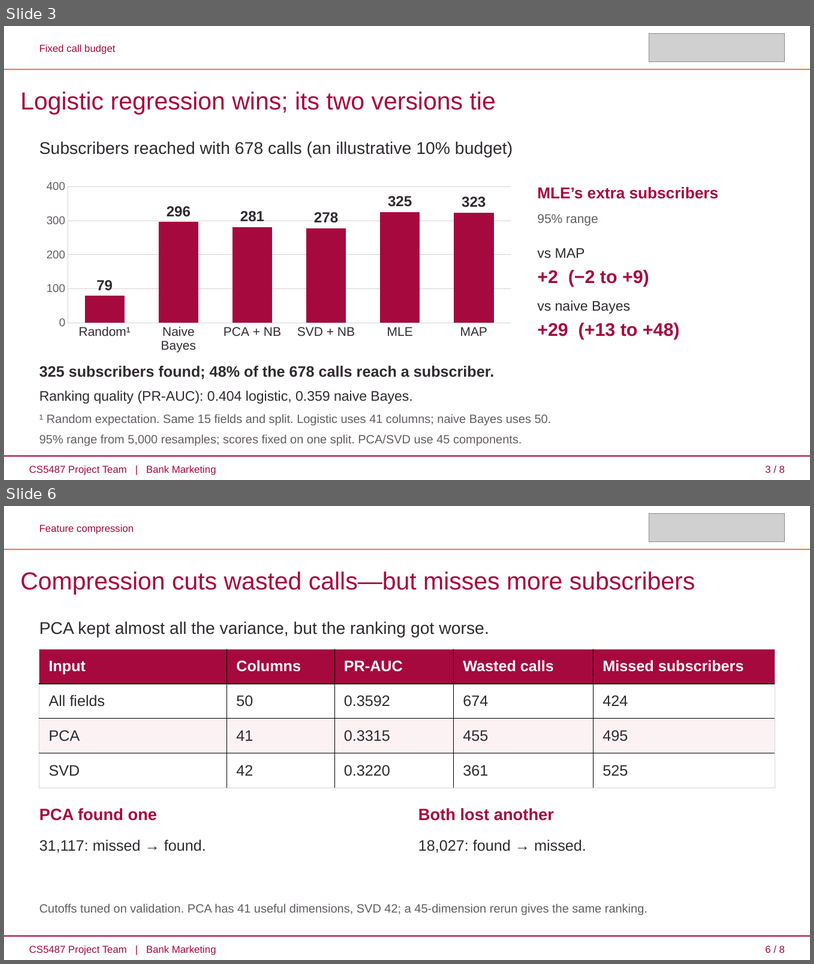
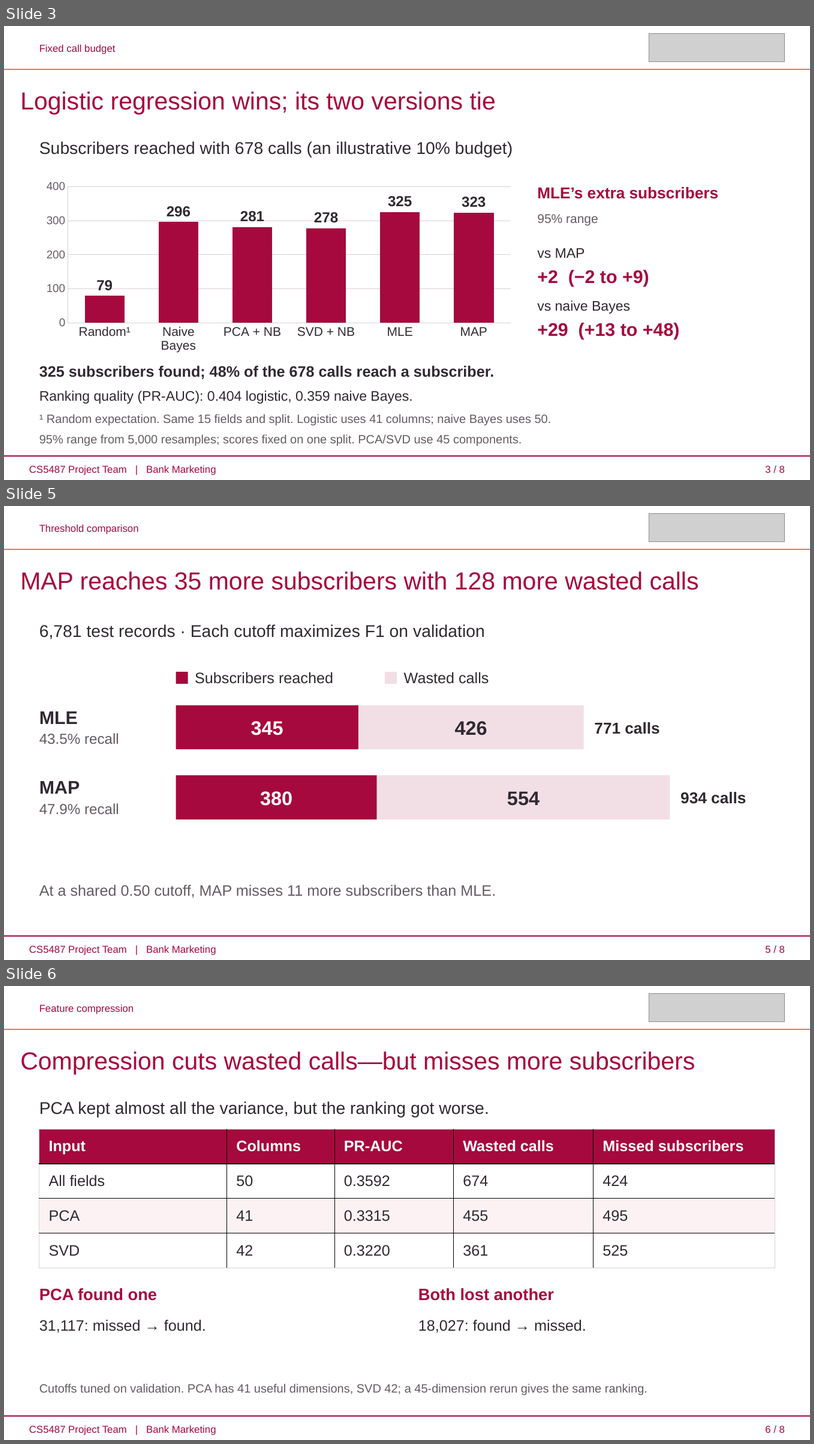
Before and after one commit to wzhnbsixsixsix/CS5487, a slide deck: 5487-PPT/CS5487_Bank_Marketing_ABCD_Final_Polished.pptx. Shown one above the other, each under a label of ours: slides 3 and 6 before the commit, slides 3, 5 and 6 after it; the slides between them are not shown. The pictures are 814x964 and 814x1444 pixels, drawn with LibreOffice and Linux fonts; fonts in the diff are those of the drawing; grey boxes stand for pictures. Boxes give left, top, right and bottom in pixels: in the first picture for what was removed or moved away, otherwise in the second. Text is boxed around its words. In the diff, an @@ line names an element or a change of style, - is before the commit and + after.

Commit message:
Visualize Member B logistic regression on slides 4 and 5

```diff
--- a/5487-PPT/CS5487_Bank_Marketing_ABCD_Final_Polished.pptx
+++ b/5487-PPT/CS5487_Bank_Marketing_ABCD_Final_Polished.pptx
@@ slide 5 added at [4,506,810,960], background #FFFFFF @@
@@ picture added at [650,513,786,541] @@
@@ text added at [39,525,139,534], 12 pt, text #A6093D @@
+Threshold comparison
@@ rectangle added at [4,549,810,550], fill #E66628 @@
@@ text added at [20,571,699,590], 29.2 pt, text #A6093D @@
+MAP reaches 35 more subscribers with 128 more wasted calls
@@ text added at [39,624,485,639], 20.2 pt, text #302A30 @@
+6,781 test records · Each cutoff maximizes F1 on validation
@@ rectangle added at [176,672,188,684], fill #A6093D @@
@@ text added at [195,672,333,684], 18 pt, text #302A30 @@
+Subscribers reached
@@ rectangle added at [385,672,397,684], fill #F2DFE6 @@
@@ text added at [404,672,489,684], 18 pt, text #302A30 @@
+Wasted calls
@@ text added at [39,711,78,724], 21.8 pt, text #302A30, bold @@
+MLE
@@ rectangle added at [176,705,359,749], fill #A6093D, 23.2 pt, text #FFFFFF, bold @@
+345
@@ rectangle added at [359,705,584,749], fill #F2DFE6, 23.2 pt, text #302A30, bold @@
+426
@@ text added at [39,733,119,744], 17.2 pt, text #635C62 @@
+43.5% recall
@@ text added at [594,722,660,734], 18.8 pt, text #302A30, bold @@
+771 calls
@@ rectangle added at [176,775,377,819], fill #A6093D, 23.2 pt, text #FFFFFF, bold @@
+380
@@ rectangle added at [377,775,671,819], fill #F2DFE6, 23.2 pt, text #302A30, bold @@
+554
@@ text added at [39,781,80,793], 21.8 pt, text #302A30, bold @@
+MAP
@@ text added at [681,792,746,804], 18.8 pt, text #302A30, bold @@
+934 calls
@@ text added at [39,803,119,814], 17.2 pt, text #635C62 @@
+47.9% recall
@@ text added at [39,884,496,897], 18 pt, text #635C62 @@
+At a shared 0.50 cutoff, MAP misses 11 more subscribers than MLE.
@@ rectangle added at [4,935,810,936], fill #A6093D @@
@@ text added at [29,945,216,955], 12 pt, text #A6093D @@
+CS5487 Project Team | Bank Marketing
@@ text added at [765,945,785,952], 12 pt, text #A6093D @@
+5 / 8
```
Also in this commit, not shown: 1 other slide added, 2 slides removed, 2 other files.
